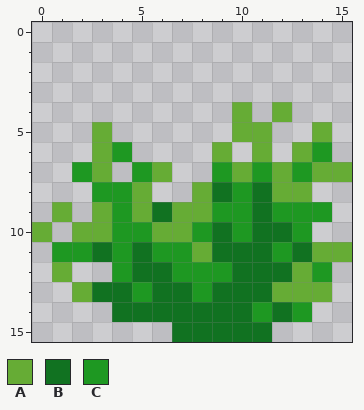
Two versions of one pixel-art sprite, JARVA/res/images/arenas/shrub.png. The picture above was drawn from the file before the commit.
The file is 16x16 pixels.
Palette (. is transparent): A #66ac35  B #117221  C #1e9822
Pixels before, first column x 0:
 4 ..........A.A...
 5 ...A......AA..A.
 6 ...AC....A.A.AC.
 7 ..CA.CA..CACACAA
 8 ...CCA..ABCBAA..
 9 .A.ACABAACCBCCC.
10 A.AACCAACBCBBC..
11 .CCBCBCCABBBCBAA
12 .A..CBBCCCBBBAC.
13 ..ABBCBBCBBBAAA.
14 ....BBBBBBBCBC..
15 .......BBBBB....
And afterwards:
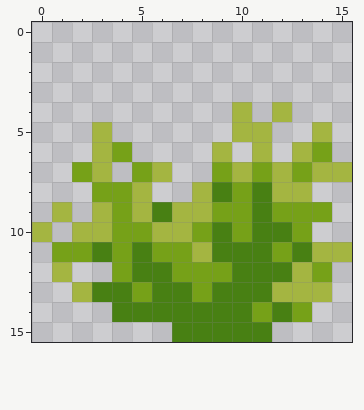
The exact change:
colour A: #66ac35 -> #a4b541
colour B: #117221 -> #488013
colour C: #1e9822 -> #76a118
